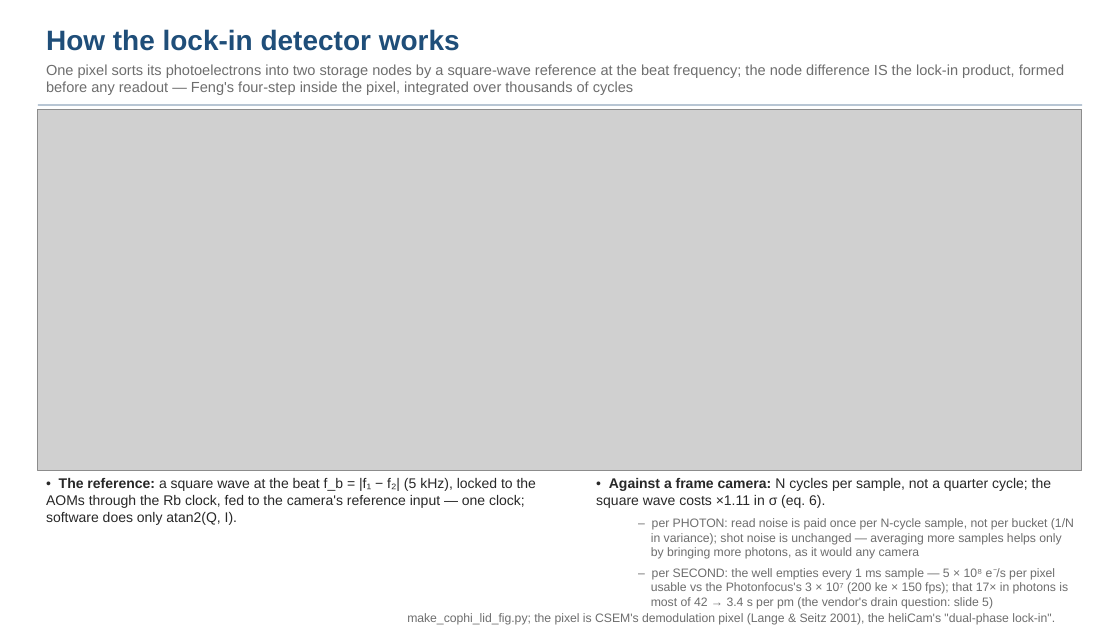
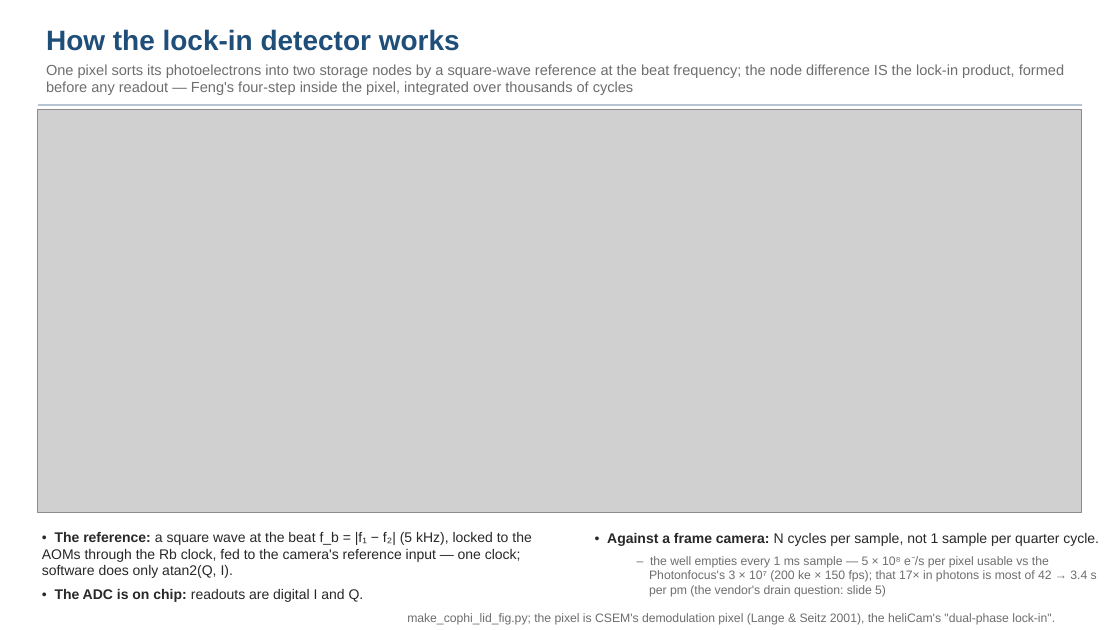
Before and after one commit to nasa-jpl/macos, a slide deck: slide 6 of demo_session/deck_cophi.pptx. Drawn at 1120x630 pixels with LibreOffice and Linux fonts; fonts in the diff are those of the drawing; grey boxes stand for pictures. Boxes give left, top, right and bottom in pixels: in the first picture for what was removed or moved away, otherwise in the second. Text is boxed around its words. In the diff, an @@ line names an element or a change of style, - is before the commit and + after.

```diff
--- a/demo_session/deck_cophi.pptx
+++ b/demo_session/deck_cophi.pptx
@@ picture: place and size @@
-picture at bbox=[38, 109, 1082, 471]
+picture at bbox=[38, 109, 1082, 513]
@@ text "• The reference: a square ...": place and size @@
-text "• The reference: a square ..." at bbox=[46, 478, 536, 525]
+text "• The reference: a square ..." at bbox=[42, 532, 531, 602]
@@ text at bbox=[607, 533, 1099, 597]: text changed @@
-• Against a frame camera: N cycles per sample, not a quarter cycle; the square wave costs ×1.11 in σ (eq. 6).
-– per PHOTON: read noise is paid once per N-cycle sample, not per bucket (1/N in variance); shot noise is unchanged — averaging more samples helps only by bringing more photons, as it would any camera
-– per SECOND: the well empties every 1 ms sample — 5 × 10⁸ e⁻/s per pixel usable vs the Photonfocus's 3 × 10⁷ (200 ke × 150 fps); that 17× in photons is most of 42 → 3.4 s per pm (the vendor's drain question: slide 5)
+• Against a frame camera: N cycles per sample, not 1 sample per quarter cycle.
+– the well empties every 1 ms sample — 5 × 10⁸ e⁻/s per pixel usable vs the Photonfocus's 3 × 10⁷ (200 ke × 150 fps); that 17× in photons is most of 42 → 3.4 s per pm (the vendor's drain question: slide 5)
@@ text at bbox=[55, 589, 364, 602]: paragraph added @@
+• The ADC is on chip: readouts are digital I and Q.
```
Also in this commit, not shown: 5 other slides changed, 5 other files.
